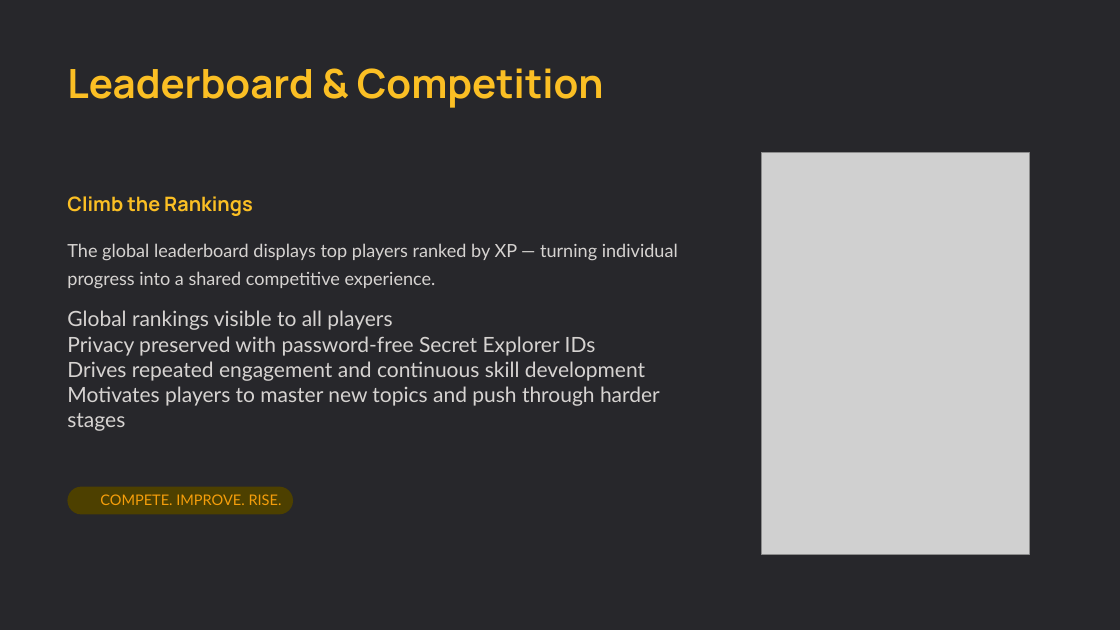
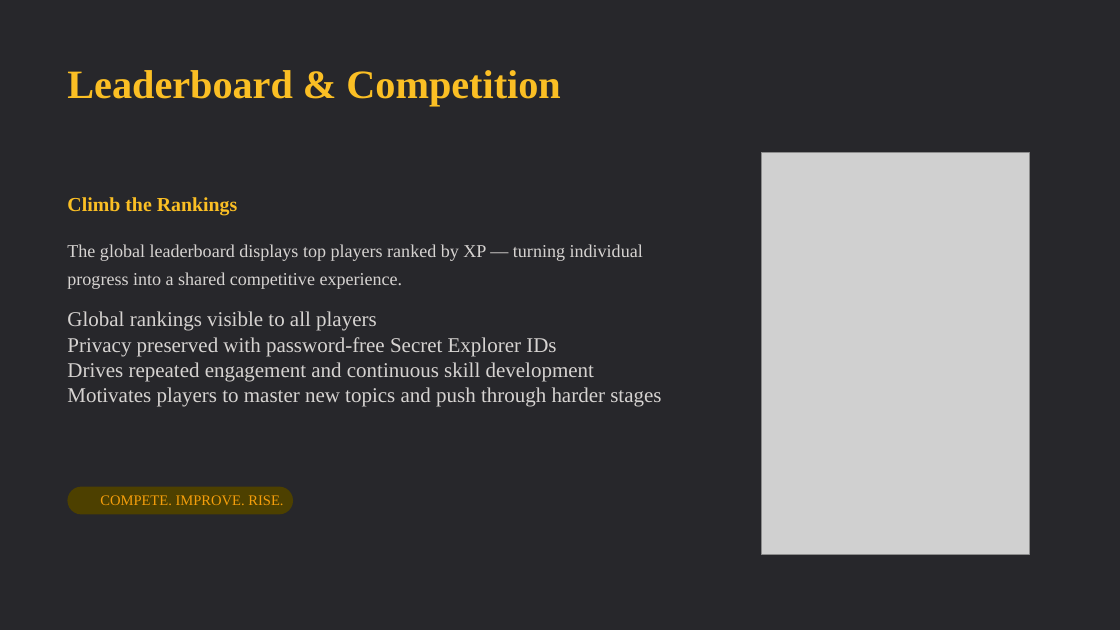
Before and after one commit to sameersyed17058-collab/Quiz-A-Roo, a slide deck: slide 16 of Quiz-A-Roo (1)-project-aligned.pptx (slide 11 before the commit). Drawn at 1120x630 pixels with LibreOffice and Linux fonts; fonts in the diff are those of the drawing; grey boxes stand for pictures; background and template pictures are left out. Boxes give left, top, right and bottom in pixels: in the first picture for what was removed or moved away, otherwise in the second. Text is boxed around its words. In the diff, an @@ line names an element or a change of style, - is before the commit and + after.

```diff
--- a/Quiz-A-Roo (1)-project-aligned.pptx
+++ b/Quiz-A-Roo (1)-project-aligned.pptx
@@ text "Leaderboard & Competition" at [67,70,560,106]: font Manrope to Times New Roman @@
@@ text "Climb the Rankings" at [67,197,238,215]: font Manrope to Times New Roman @@
@@ font Lato to Times New Roman in 3 elements at [67,244,643,289], [67,311,661,407], [100,495,283,505] @@
```
Also in this commit, not shown: 12 other slides changed, 5 slides added, 4 other files.
